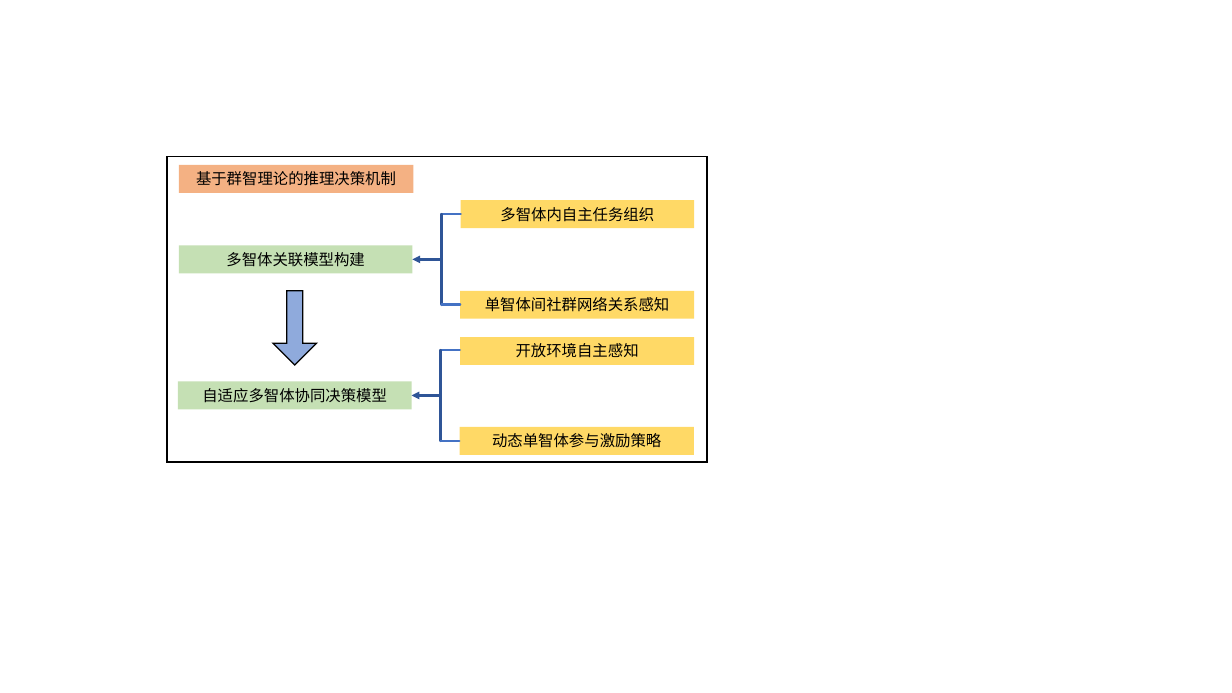
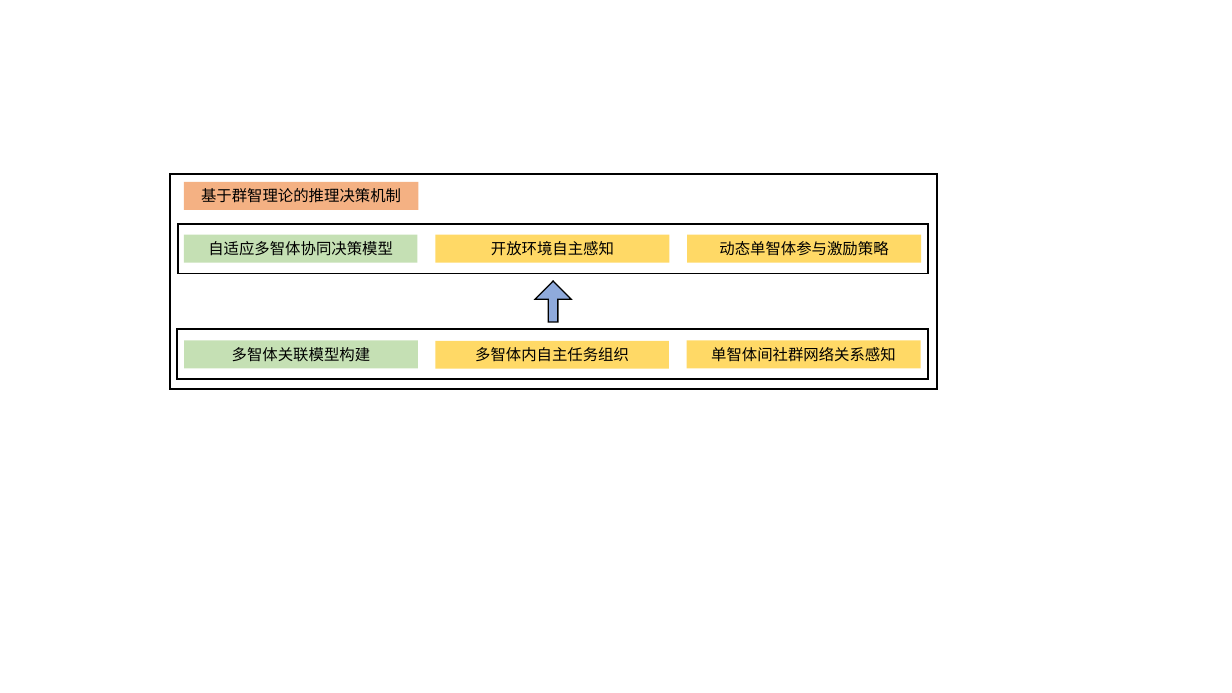
Before and after one commit to jiexray/Smart-City-2020-National-Key-Program, a slide deck: slide 3 of pre-report/final version/pre-report pic.pptx. Drawn at 1232x693 pixels with LibreOffice and Linux fonts; fonts in the diff are those of the drawing. Boxes give left, top, right and bottom in pixels: in the first picture for what was removed or moved away, otherwise in the second. Text is boxed around its words. In the diff, an @@ line names an element or a change of style, - is before the commit and + after.

Commit message:
update pic

```diff
--- a/pre-report/final version/pre-report pic.pptx
+++ b/pre-report/final version/pre-report pic.pptx
@@ rectangle: place and size @@
-rectangle at [167, 156, 707, 462]
+rectangle at [170, 174, 937, 389]
@@ rectangle "基于群智理论的推理决策机制": place and size @@
-rectangle "基于群智理论的推理决策机制" at [179, 165, 414, 192]
+rectangle "基于群智理论的推理决策机制" at [184, 182, 419, 210]
@@ rectangle added at [178, 224, 929, 274], outline #000000 1.5 pt @@
@@ rectangle "自适应多智体协同决策模型": place and size @@
-rectangle "自适应多智体协同决策模型" at [178, 382, 412, 409]
+rectangle "自适应多智体协同决策模型" at [184, 235, 418, 262]
@@ rectangle "开放环境自主感知": place and size @@
-rectangle "开放环境自主感知" at [460, 337, 694, 365]
+rectangle "开放环境自主感知" at [435, 235, 669, 262]
@@ rectangle "动态单智体参与激励策略": place and size @@
-rectangle "动态单智体参与激励策略" at [460, 427, 694, 455]
+rectangle "动态单智体参与激励策略" at [688, 235, 921, 262]
@@ group removed at [412, 214, 461, 305]: 3 lines, 1 arrow @@
@@ down arrow at [535, 281, 571, 322]: proportions changed; rotation 0 to 180 degrees @@
@@ rectangle added at [177, 329, 928, 379], outline #000000 1.5 pt @@
@@ rectangle "多智体关联模型构建": place and size @@
-rectangle "多智体关联模型构建" at [179, 246, 413, 274]
+rectangle "多智体关联模型构建" at [184, 340, 418, 368]
@@ rectangle "多智体内自主任务组织": place and size @@
-rectangle "多智体内自主任务组织" at [461, 201, 695, 228]
+rectangle "多智体内自主任务组织" at [435, 341, 669, 369]
@@ rectangle "单智体间社群网络关系感知": place and size @@
-rectangle "单智体间社群网络关系感知" at [460, 291, 694, 319]
+rectangle "单智体间社群网络关系感知" at [687, 340, 921, 368]
@@ group removed at [411, 350, 460, 441]: 3 lines, 1 arrow @@
```
